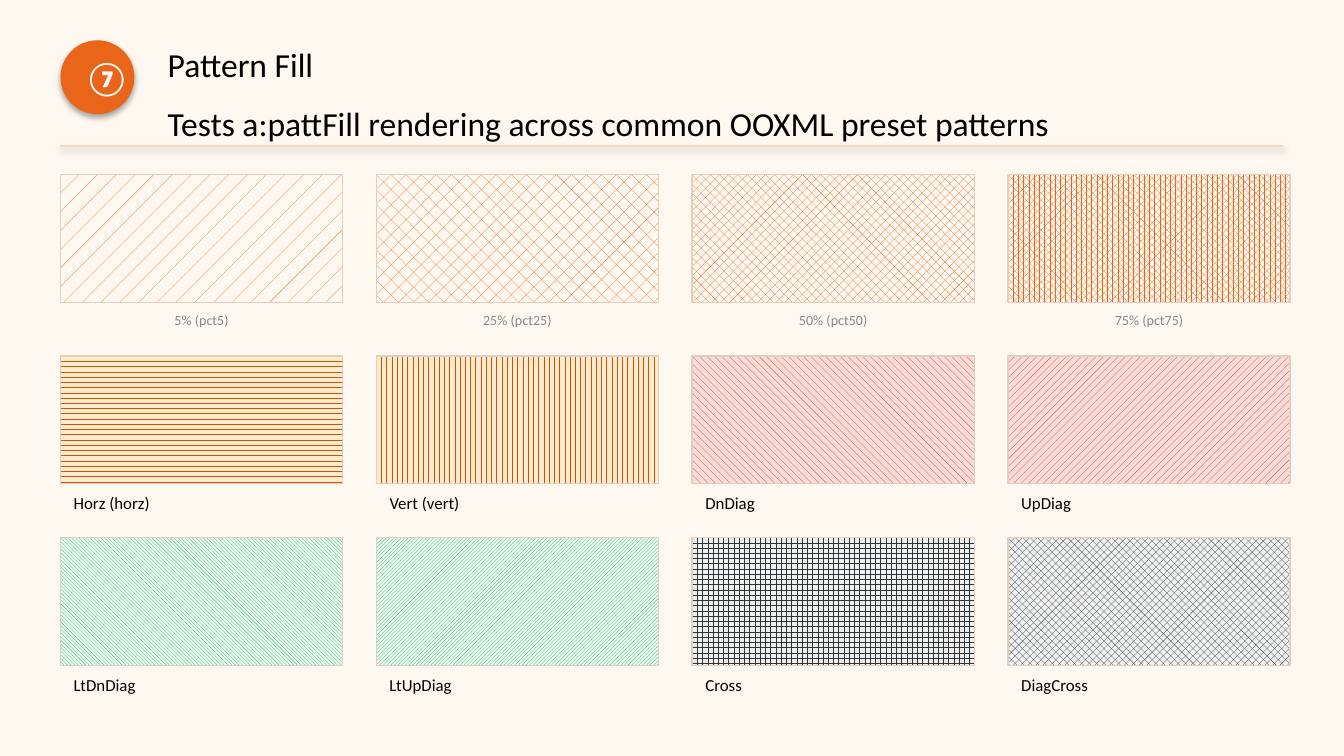
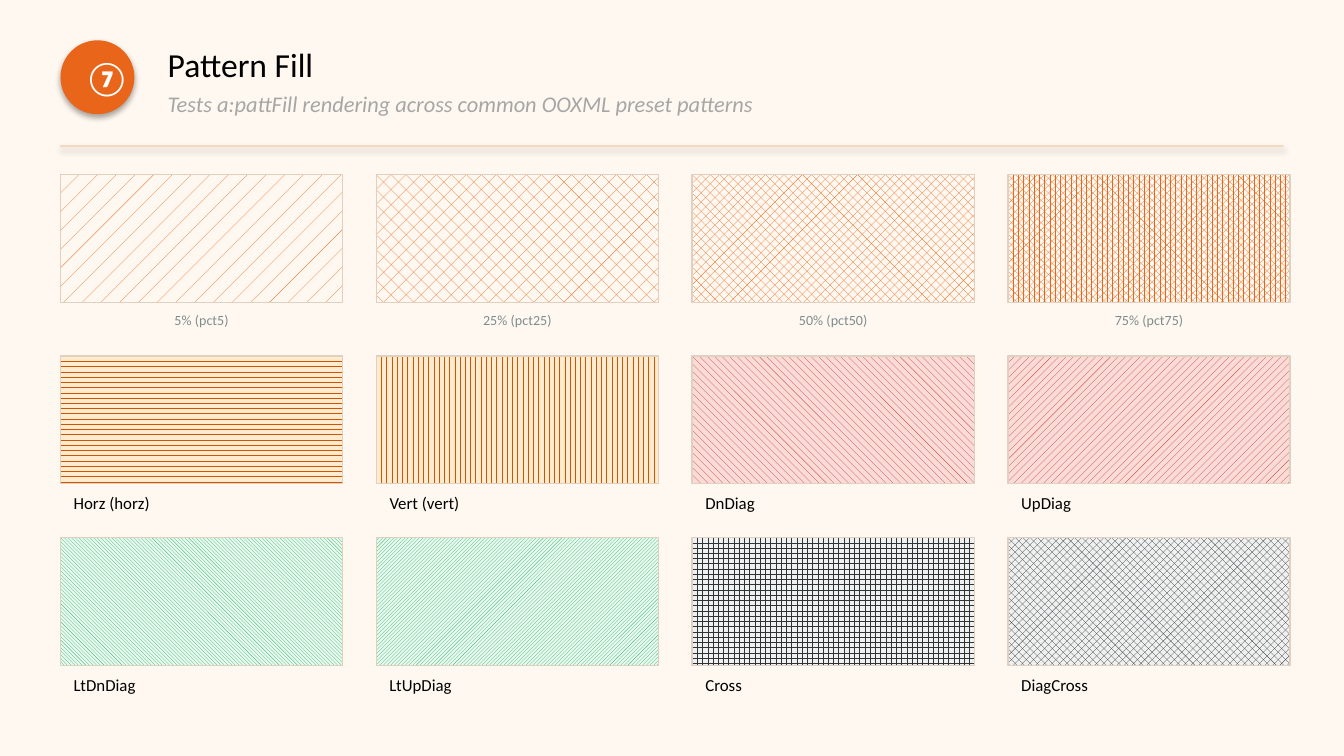
Before and after one commit to NingYuM/NingYuM.github.io, a slide deck: slide 12 of viewer-examples/samples/05-preview.pptx. Drawn at 1344x756 pixels with LibreOffice and Linux fonts; fonts in the diff are those of the drawing. Boxes give left, top, right and bottom in pixels: in the first picture for what was removed or moved away, otherwise in the second. Text is boxed around its words. In the diff, an @@ line names an element or a change of style, - is before the commit and + after.

```diff
--- a/viewer-examples/samples/05-preview.pptx
+++ b/viewer-examples/samples/05-preview.pptx
@@ text "Tests a:pattFill rendering across common ..." moved from (x1=168, y1=112, x2=1049, y2=142) to (x1=168, y1=96, x2=752, y2=116) @@
@@ text "Tests a:pattFill rendering across common ..." at (x1=168, y1=96, x2=752, y2=116): size 18 to 12 pt, text colour #000000 to #A6A6A6, italic on @@
```
Also in this commit, not shown: 5 other slides changed, 21 other files.
